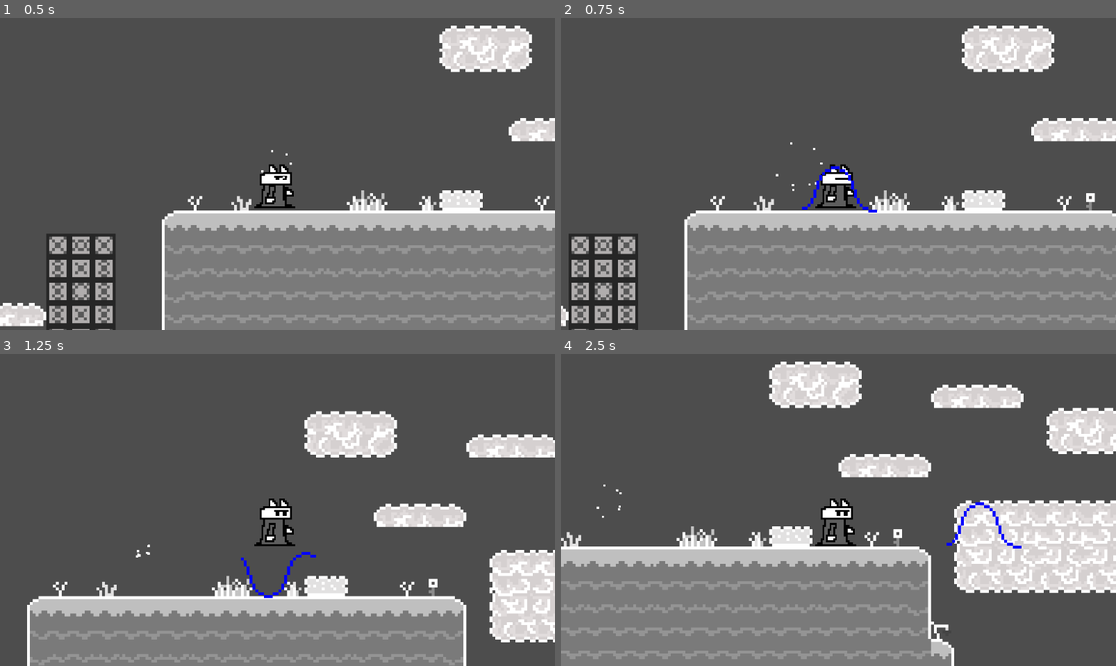
Above: before the commit, frames 1-4 (two rows, left to right).
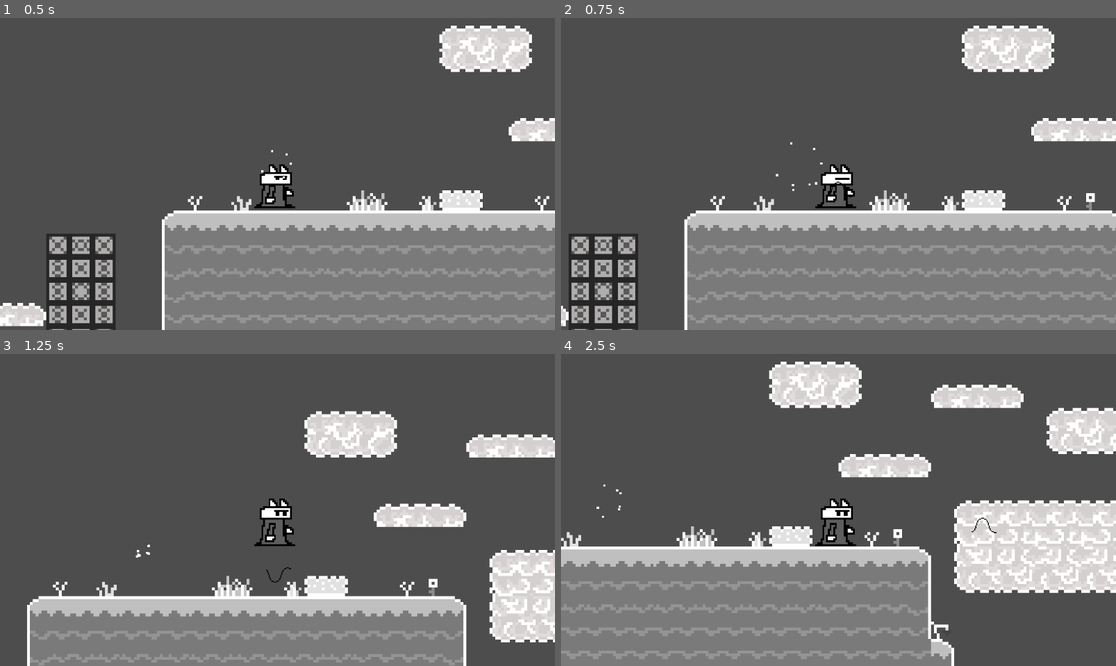
Above: after the commit, the same moments.

Repository: MidnightWolfe/Github-Game-Jam-2024
Game: Godot game, scene res://node_2d.tscn
Same seed, same stepped clock (60 frames per second), same inputs: the game is played once before the commit and once after it.
Inputs:
- Up to frame 1 (0.5 s): no input
- Up to frame 2 (0.75 s): tap Enter (ui_text_submit) at 0.5, 0.6 s; hold D (right) from 0.53 s (still down)
- Up to frame 3 (1.25 s): keep holding D (right); tap Space (ui_select) at 0.77 s; tap 1 (1, bound only after the commit) at 0.8 s
- Up to frame 4 (2.5 s): release D (right) at 1.28 s; hold S (down) 1.28-2.03 s; tap 1 (1, bound only after the commit) at 1.35 s; tap Space (ui_select) at 1.52 s; tap 2 (2, bound only after the commit) at 1.55, 2.1 s; hold D (right) from 2.03 s (still down); tap 3 (3, bound only after the commit) at 2.3 s

Frame 1 is identical in both runs. In frame 2, 0.2% of the frame differs, in the area x 43-57%, y 47-63%; in frame 3, 0.2%; in frame 4, 0.3%, in the area x 69-83%, y 47-63%.

Commit message:
Added Ryan's changes + new spell features

Diff:
--- a/gamejam/player.gd
+++ b/gamejam/player.gd
@@ -87,20 +87,19 @@
 			var greatestValue = max(combo.x, combo.y, combo.z)
 			if greatestValue != 0:
 				colour = Color(combo.x / greatestValue, combo.y / greatestValue, combo.z / greatestValue)
-			else:
-				colour = Color(0, 0, 0)
 			combo = Vector3(0,0,0)
 			var spell = SPELLS.instantiate()
 			spell._set_colour(colour)
+			spell._set_direction(lastDirection)
 			get_parent().add_child(spell)
 			spell.position = $".".global_position
 		is_casting_spell = not is_casting_spell
 
 	if is_casting_spell:
-		if Input.is_action_just_pressed("left"):
+		if Input.is_action_just_pressed("1"):
 			combo.x = combo.x + 1.0
-		if Input.is_action_just_pressed("up"):
+		if Input.is_action_just_pressed("2"):
 			combo.y = combo.y + 1.0
-		if Input.is_action_just_pressed("right"):
+		if Input.is_action_just_pressed("3"):
 			combo.z = combo.z + 1.0
 	pass
--- a/gamejam/project.godot
+++ b/gamejam/project.godot
@@ -42,6 +42,21 @@
 , Object(InputEventKey,"resource_local_to_scene":false,"resource_name":"","device":-1,"window_id":0,"alt_pressed":false …(186 unchanged characters)…
 ]
 }
+1={
+"deadzone": 0.5,
+"events": [Object(InputEventKey,"resource_local_to_scene":false,"resource_name":"","device":0,"window_id":0,"alt_pressed":false,"shift_pressed":false,"ctrl_pressed":false,"meta_pressed":false,"pressed":false,"keycode":0,"physical_keycode":49,"key_label":0,"unicode":0,"location":0,"echo":false,"script":null)
+]
+}
+2={
+"deadzone": 0.5,
+"events": [Object(InputEventKey,"resource_local_to_scene":false,"resource_name":"","device":0,"window_id":0,"alt_pressed":false,"shift_pressed":false,"ctrl_pressed":false,"meta_pressed":false,"pressed":false,"keycode":0,"physical_keycode":50,"key_label":0,"unicode":0,"location":0,"echo":false,"script":null)
+]
+}
+3={
+"deadzone": 0.5,
+"events": [Object(InputEventKey,"resource_local_to_scene":false,"resource_name":"","device":0,"window_id":0,"alt_pressed":false,"shift_pressed":false,"ctrl_pressed":false,"meta_pressed":false,"pressed":false,"keycode":0,"physical_keycode":51,"key_label":0,"unicode":0,"location":0,"echo":false,"script":null)
+]
+}
 
 [rendering]
 
--- a/gamejam/spells.gd
+++ b/gamejam/spells.gd
@@ -2,6 +2,7 @@
 
 const SPEED = 200
 var velocity = Vector2()
+var direction = 0
 var colour = Color()
 var type = "null"
 @onready var animationSprite = $AnimatedSprite2D
@@ -34,16 +35,18 @@
 		else:
 			type = "Blue"
 
-	print(colour)
-	print(type)
-
 func _physics_process(delta: float) -> void:
-	velocity.x = SPEED * delta
+	if direction == -1:
+		animationSprite.flip_h = true
+	velocity.x = SPEED * delta * direction
 	translate(velocity)
 	animationSprite.play("projectile")
 
 func _set_colour(newColour):
 	colour = newColour
 
+func _set_direction(newDirection):
+	direction = newDirection
+
 func _on_visible_on_screen_notifier_2d_screen_exited() -> void:
 	queue_free()
--- a/gamejam/spells.tscn
+++ b/gamejam/spells.tscn
@@ -4,7 +4,7 @@
 [ext_resource type="Texture2D" uid="uid://b8pkfxfansnww" path="res://Sprites/projectile.png" id="3_w5dkm"]
 
 [sub_resource type="RectangleShape2D" id="RectangleShape2D_0wjn4"]
-size = Vector2(23, 25)
+size = Vector2(26, 18)
 
 [sub_resource type="AtlasTexture" id="AtlasTexture_mdxpo"]
 atlas = ExtResource("3_w5dkm")
@@ -198,15 +198,17 @@
 
 [node name="Spells" type="Area2D"]
 script = ExtResource("1_umqmt")
+metadata/_edit_horizontal_guides_ = [-22.0]
 
 [node name="CollisionShape2D2" type="CollisionShape2D" parent="."]
-position = Vector2(-0.5, -0.5)
+position = Vector2(0, 1)
 shape = SubResource("RectangleShape2D_0wjn4")
 
 [node name="VisibleOnScreenNotifier2D2" type="VisibleOnScreenNotifier2D" parent="."]
+position = Vector2(1.19209e-07, 1)
+scale = Vector2(1.3, 0.9)
 
 [node name="AnimatedSprite2D" type="AnimatedSprite2D" parent="."]
-scale = Vector2(3, 3)
 sprite_frames = SubResource("SpriteFrames_fqgrt")
 animation = &"projectile"
 frame = 17
